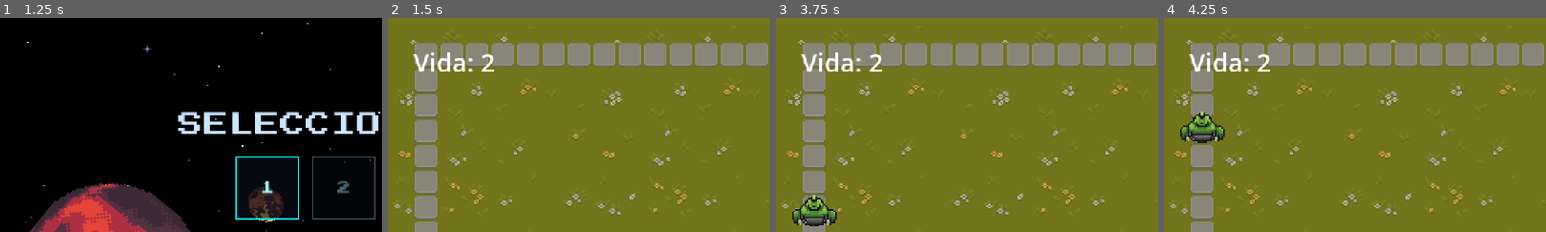
Above: before the commit, frames 1-4 (left to right).
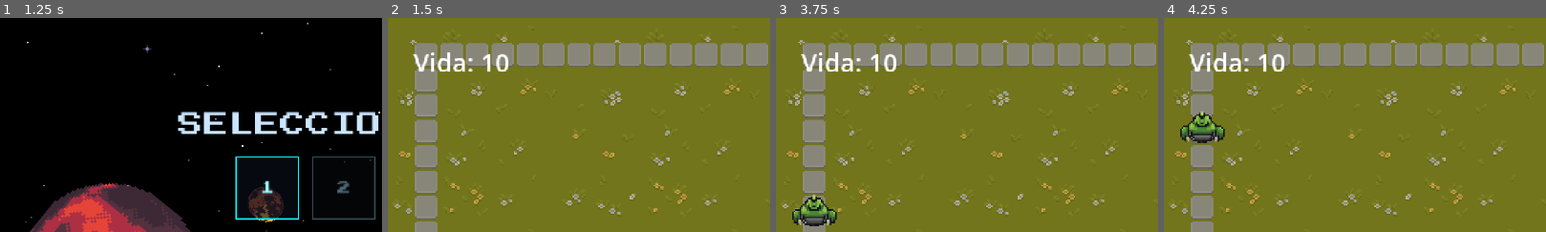
Above: after the commit, the same moments.

Repository: D4MC04/proyecto_dam2b
Game: Godot game, scene res://scenes/main_menu.tscn
The game is run twice, just before and just after one commit, with the same random seed, the same clock (stepped at 60 frames per second) and the same inputs.
Inputs (mouse positions are % of the whole screen's width and height, from its top left):
- Up to frame 1 (1.25 s): click "Jugar" at 0.5 s
- Up to frame 2 (1.5 s): click "1" at 1.25 s
- Up to frame 3 (3.75 s): tap Enter at 2 s; move the mouse to (72, 45) at 2.02 s; tap R at 2.1, 2.85, 3.6 s; click (72, 45) at 2.17 s; move the mouse to (30, 55) at 2.77 s; click (30, 55) at 2.92 s; move the mouse to (60, 28) at 3.52 s; click (60, 28) at 3.67 s
- Up to frame 4 (4.25 s): no input
The pictures show only the part of the screen within x 0-50%, y 0-50%; the shares and areas given below are measured in that part.

Frame 1 is identical in both runs. In frame 2, 0.3% of the frame differs, in the area x 24-32%, y 16-26%; in frame 3, 0.3%; in frame 4, 0.3%.

Commit message:
Subir la vida inicial del nivel de 2 a 10
Incluye los cambios que el editor escribe al guardar en level.tscn
(unique_id de PauseMenu) y main_menu.tscn (frame_progress).

Co-Authored-By: Claude Opus 5.5 <noreply@anthropic.com>

Diff:
--- a/scenes/level.tscn
+++ b/scenes/level.tscn
@@ -28,7 +28,7 @@
 
 [node name="GameOver" parent="." unique_id=1485855328 instance=ExtResource("9_over")]
 
-[node name="PauseMenu" parent="." instance=ExtResource("10_pause")]
+[node name="PauseMenu" parent="." unique_id=221010619 instance=ExtResource("10_pause")]
 
 [node name="UI" type="CanvasLayer" parent="." unique_id=968077992]
 
--- a/scenes/main_menu.tscn
+++ b/scenes/main_menu.tscn
@@ -61,7 +61,7 @@
 position = Vector2(477.10352, 242.0957)
 rotation = 0.2268928
 scale = Vector2(1.8779294, 1.598086)
-frame_progress = 0.705608
+frame_progress = 0.6209856
 speed_scale = 0.5
 sheet = ExtResource("10_planeta1")
 fps = 3.0
@@ -71,7 +71,7 @@
 position = Vector2(411.52454, 38.20743)
 rotation = 0.46251225
 scale = Vector2(0.47721493, 0.46993628)
-frame_progress = 0.93883735
+frame_progress = 0.78229153
 speed_scale = 0.5
 sheet = ExtResource("7_1ajci")
 fps = 7.0
@@ -81,7 +81,7 @@
 position = Vector2(69.99999, 160.99998)
 rotation = 3.822271
 scale = Vector2(1.5076561, 1.4725642)
-frame_progress = 0.726462
+frame_progress = 0.33870456
 speed_scale = 0.07
 sheet = ExtResource("9_rcqid")
 fps = 60.0
@@ -91,7 +91,7 @@
 position = Vector2(166.99998, 117.6)
 rotation = 3.822271
 scale = Vector2(0.51869583, 0.47507852)
-frame_progress = 0.726462
+frame_progress = 0.33870456
 speed_scale = 0.07
 sheet = ExtResource("9_1ajci")
 fps = 60.0
@@ -101,7 +101,7 @@
 position = Vector2(344.00003, 173)
 rotation = 3.132866
 scale = Vector2(0.40685415, 0.3730729)
-frame_progress = 0.726462
+frame_progress = 0.33870456
 speed_scale = 0.07
 sheet = ExtResource("10_1ajci")
 fps = 60.0
@@ -111,7 +111,7 @@
 position = Vector2(301, 229)
 rotation = 3.132866
 scale = Vector2(0.3549205, 0.3730729)
-frame_progress = 0.726462
+frame_progress = 0.33870456
 speed_scale = 0.07
 sheet = ExtResource("11_7b55j")
 fps = 60.0
@@ -121,7 +121,7 @@
 texture_filter = 1
 position = Vector2(50.25, 230.75)
 scale = Vector2(0.355, 0.33500007)
-frame_progress = 0.2535885
+frame_progress = 0.8064833
 sheet = ExtResource("12_asteroide1")
 fps = 10.0
 
--- a/scripts/level.gd
+++ b/scripts/level.gd
@@ -1,6 +1,6 @@
 extends Node2D
 
-@export var vida = 2
+@export var vida = 10
 
 func _ready():
 	$UI/VidaLabel.text = "Vida: %d" % vida
